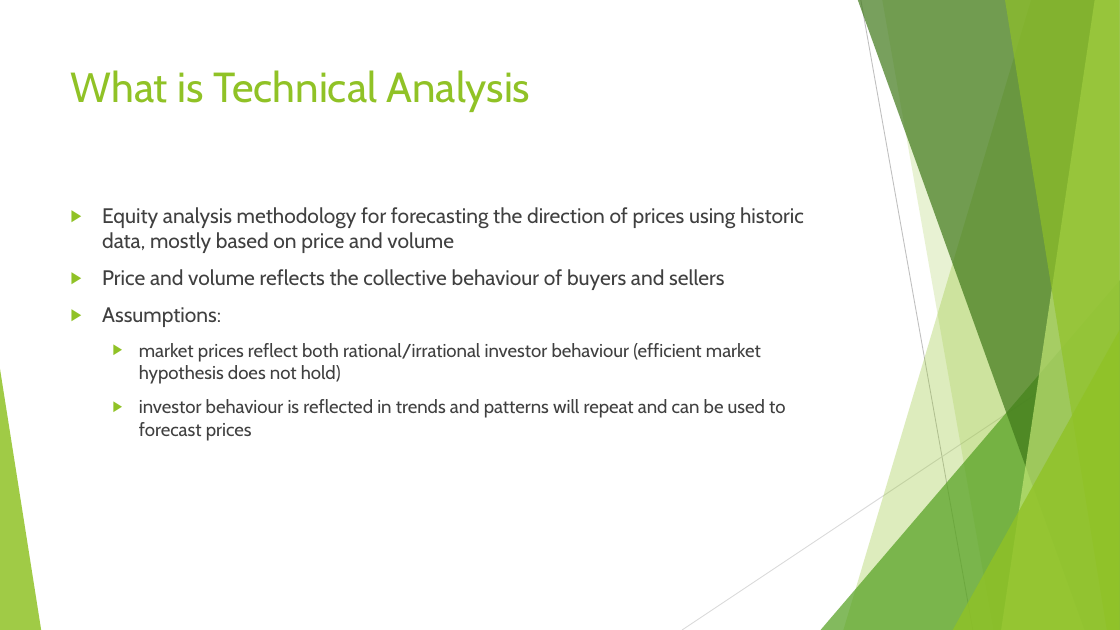
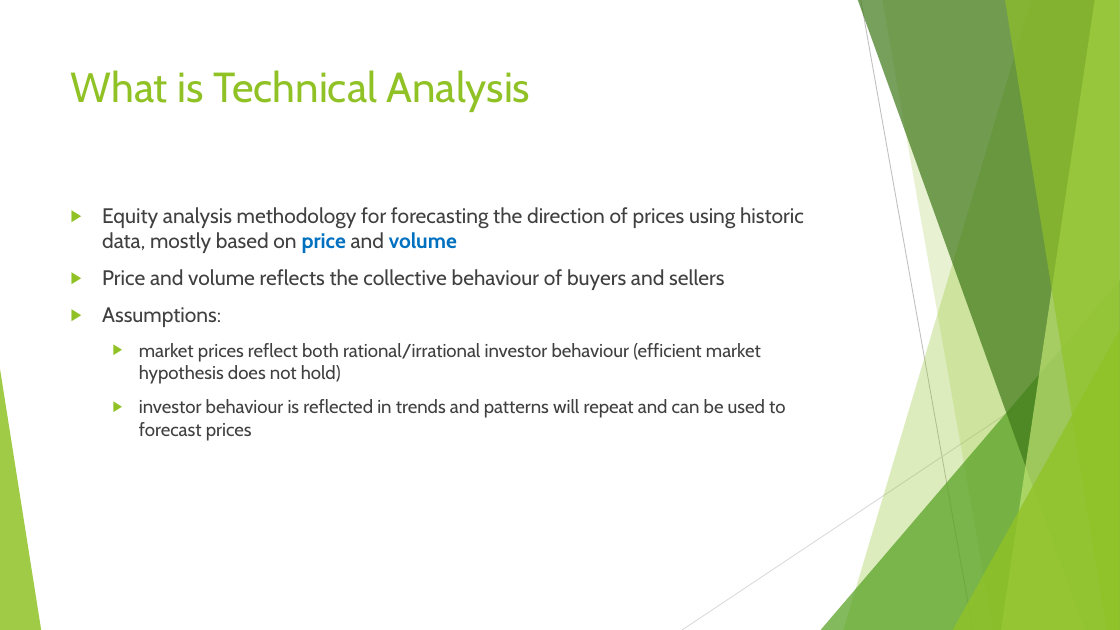
Before and after one commit to Charmendar/ComputeFinance_Presnstation, a slide deck: slide 3 of Technical Analysis-comparison.pptx. Drawn at 1120x630 pixels with LibreOffice and Linux fonts; fonts in the diff are those of the drawing. Boxes give left, top, right and bottom in pixels: in the first picture for what was removed or moved away, otherwise in the second. Text is boxed around its words. In the diff, an @@ line names an element or a change of style, - is before the commit and + after.

```diff
--- a/Technical Analysis-comparison.pptx
+++ b/Technical Analysis-comparison.pptx
@@ text at bbox=[102, 207, 804, 253]: text colour #404040 to #0070C0, bold on in "price volume" @@
```
Also in this commit, not shown: 4 other slides changed.
